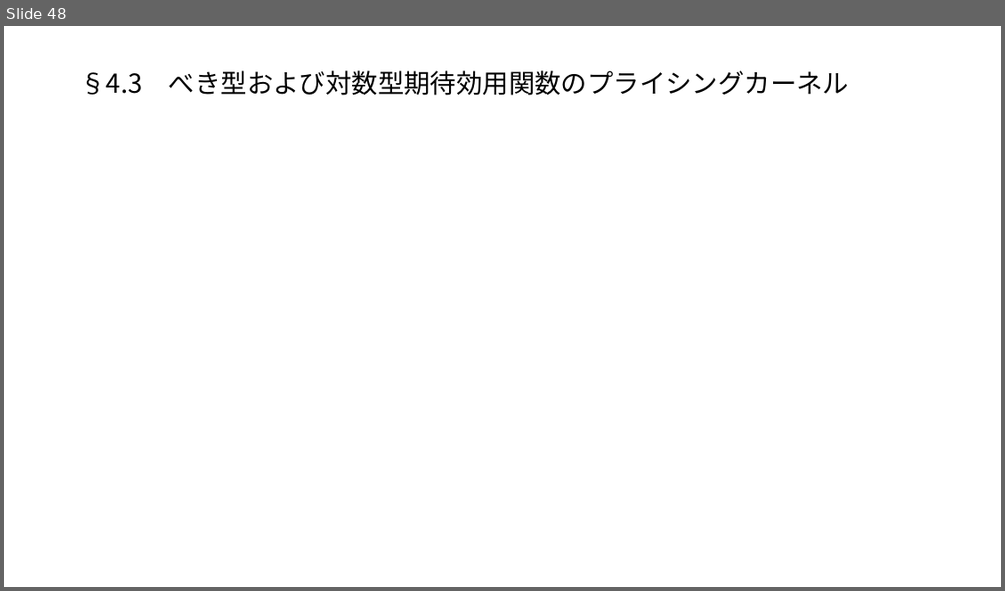
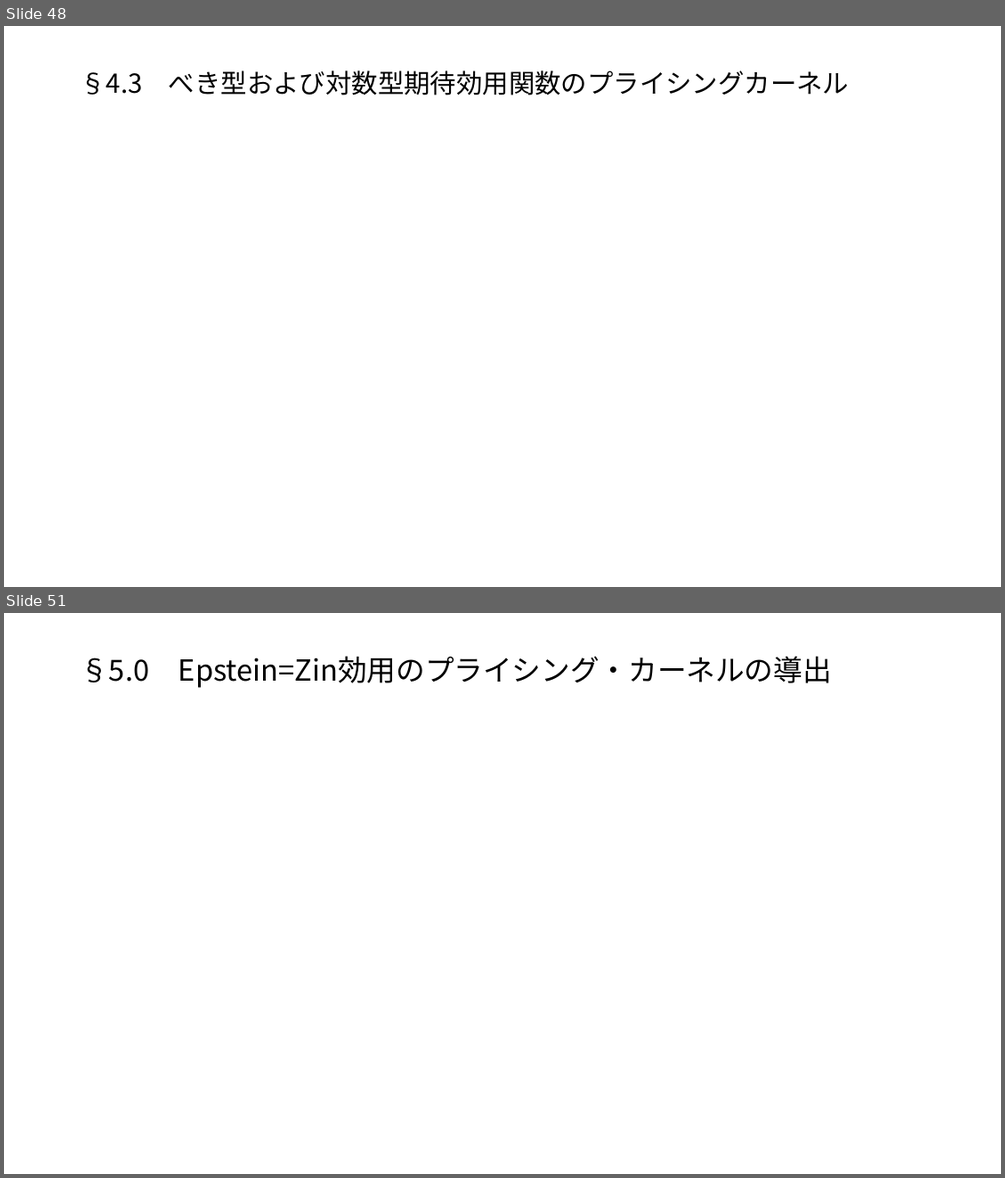
Before and after one commit to macha1811/Long-term-Investment-Theory-and-Practice, a slide deck: 第3章_v2.pptx. Shown one above the other, each under a label of ours: slide 48 before the commit, slides 48 and 51 after it; the slides between them are not shown. The pictures are 1005x591 and 1005x1178 pixels, drawn with LibreOffice and Linux fonts; fonts in the diff are those of the drawing; grey boxes stand for pictures. Boxes give left, top, right and bottom in pixels: in the first picture for what was removed or moved away, otherwise in the second. Text is boxed around its words. In the diff, an @@ line names an element or a change of style, - is before the commit and + after.

```diff
--- a/第3章_v2.pptx
+++ b/第3章_v2.pptx
@@ slide 51 added at <box>4,613,1001,1174</box>, background #FFFFFF @@
@@ title added at <box>80,656,832,688</box>, 28 pt, text #000000 @@
+§5.0 Epstein=Zin効用のプライシング・カーネルの導出
```
Also in this commit, not shown: 2 other slides added.
